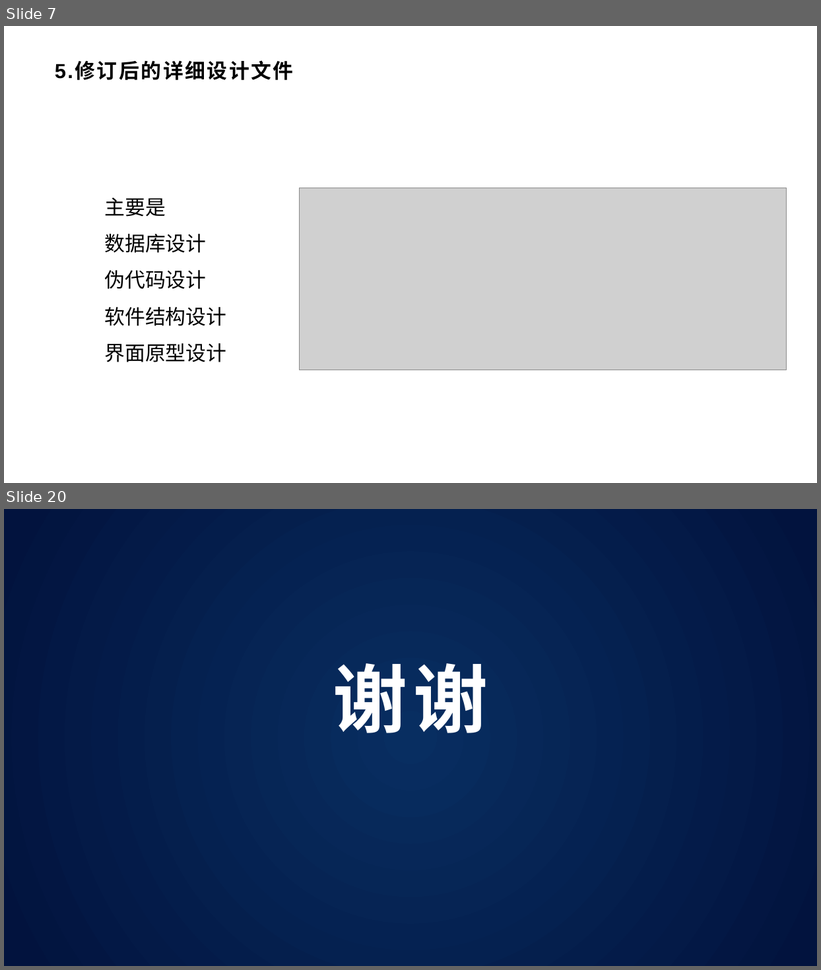
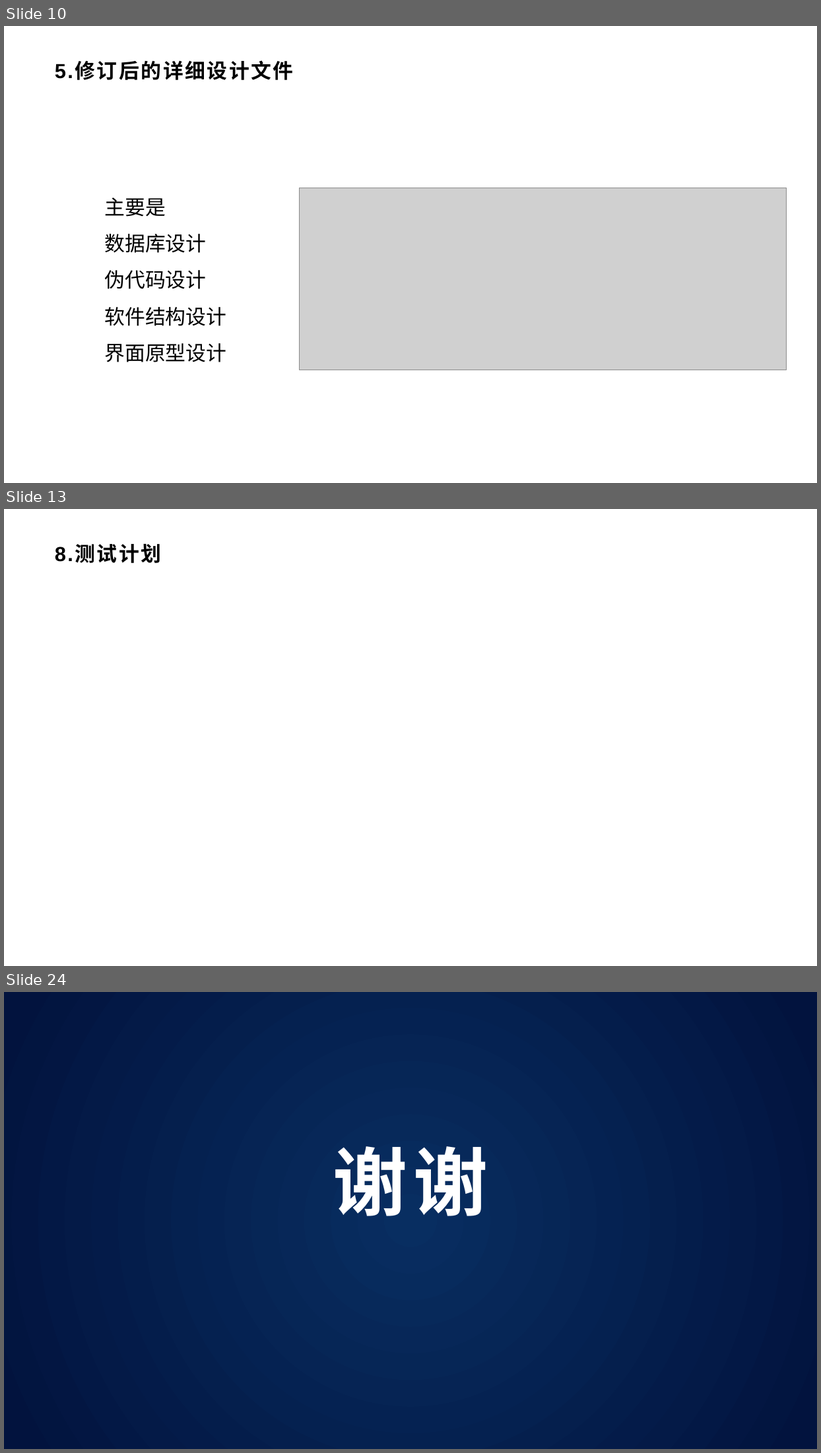
Before and after one commit to xlisses/ruang, a slide deck: 最终评审.pptx. Shown one above the other, each under a label of ours: slides 7 and 20 before the commit, slides 10, 13 and 24 after it; the slides between them are not shown. The pictures are 821x970 and 821x1453 pixels, drawn with LibreOffice and Linux fonts; fonts in the diff are those of the drawing; grey boxes stand for pictures; background and template pictures are left out. Boxes give left, top, right and bottom in pixels: in the first picture for what was removed or moved away, otherwise in the second. Text is boxed around its words. In the diff, an @@ line names an element or a change of style, - is before the commit and + after.

```diff
--- a/最终评审.pptx
+++ b/最终评审.pptx
@@ slide 13 added at (4,509,817,966), background #FFFFFF @@
@@ title added at (55,545,162,563), 24 pt, text #000000, bold @@
+8.测试计划
@@ what was slide 7 is now slide 10 @@
@@ what was slide 20 is now slide 24 @@
```
Also in this commit, not shown: 4 slides changed, 5 other slides added, 2 slides removed, 20 other files.
